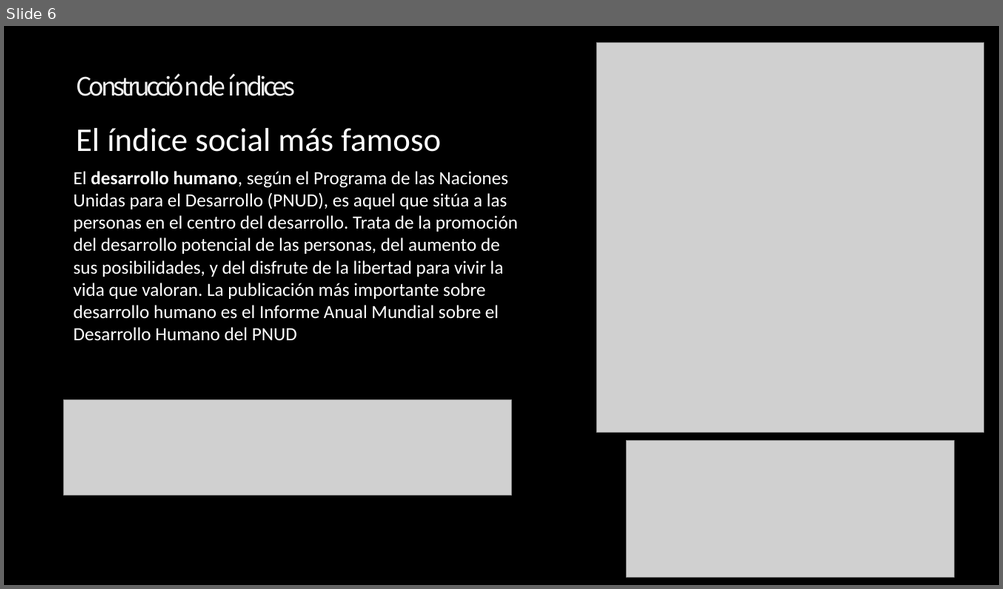
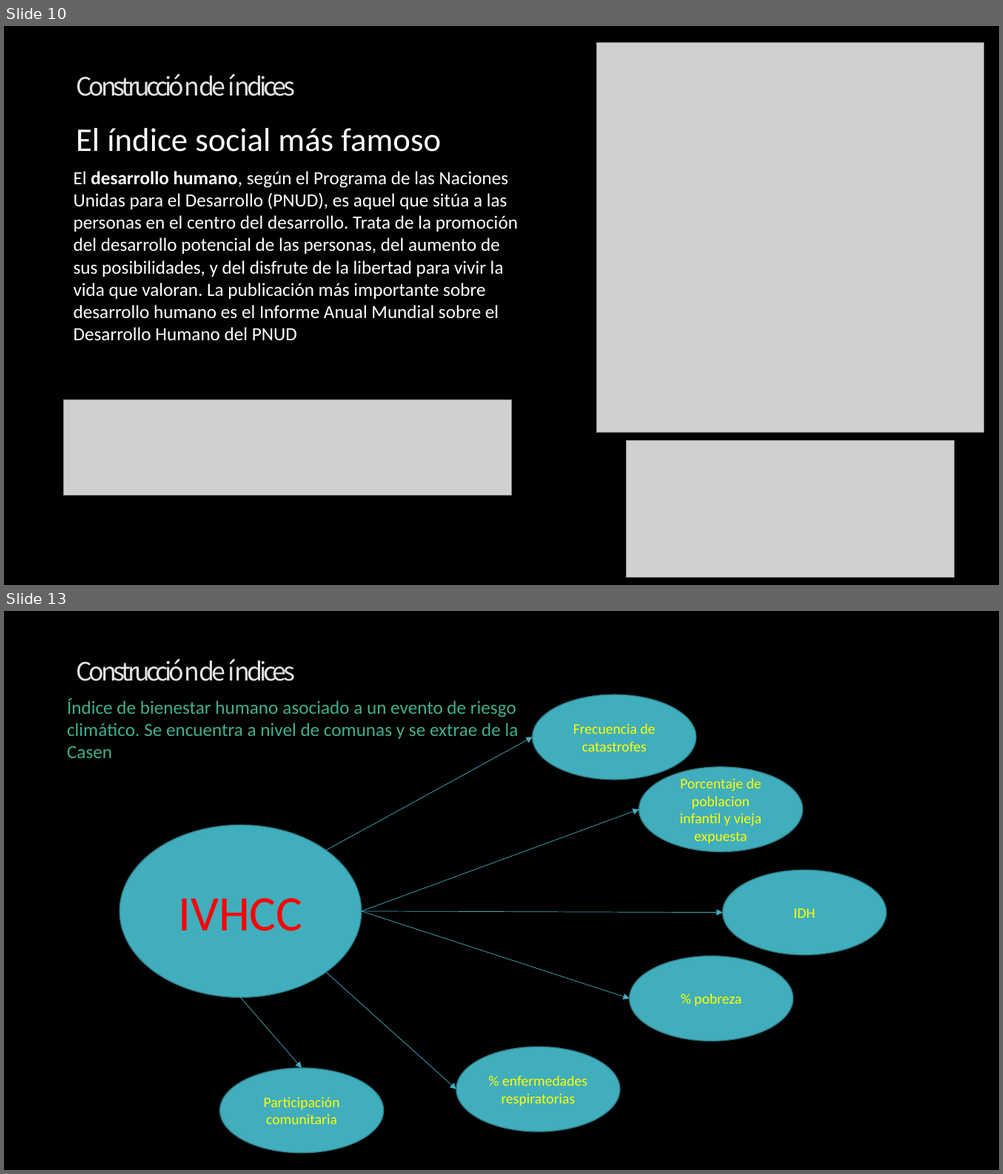
Before and after one commit to Sud-Austral/ds_indices, a slide deck: indices.pptx. Shown one above the other, each under a label of ours: slide 6 before the commit, slides 10 and 13 after it; the slides between them are not shown. The pictures are 1003x589 and 1003x1174 pixels, drawn with LibreOffice and Linux fonts; fonts in the diff are those of the drawing; grey boxes stand for pictures; background and template pictures are left out. Boxes give left, top, right and bottom in pixels: in the first picture for what was removed or moved away, otherwise in the second. Text is boxed around its words. In the diff, an @@ line names an element or a change of style, - is before the commit and + after.

```diff
--- a/indices.pptx
+++ b/indices.pptx
@@ slide 13 added at (4,611,999,1170), background picture (left out) @@
@@ title added at (76,658,295,681), 24.3 pt, text gradient #969696 to #E3E3E3 to #FFFFFF @@
+Construcción de índices
@@ text added at (67,698,518,758), 18 pt, text #41AE8F @@
+Índice de bienestar humano asociado a un evento de riesgo climático. Se encuentra a nivel de comunas y se extrae de la Casen
@@ ellipse added at (532,695,696,780), fill #41AEBD, outline #30818C 1 pt, 14 pt, text #FFFF00 @@
+Frecuencia de catastrofes
@@ arrow added from (326, 851) to (532, 737), #41AEBD 0.5 pt @@
@@ ellipse added at (639,767,802,852), fill #41AEBD, outline #30818C 1 pt, 14 pt, text #FFFF00 @@
+Porcentaje de poblacion infantil y vieja expuesta
@@ arrow added from (361, 911) to (639, 809), #41AEBD 0.5 pt @@
@@ ellipse added at (119,825,361,997), fill #41AEBD, outline #30818C 1 pt, 48 pt, text #FF0000 @@
+IVHCC
@@ ellipse added at (723,871,886,956), fill #41AEBD, outline #30818C 1 pt, 14 pt, text #FFFF00 @@
+IDH
@@ arrow added from (361, 911) to (629, 999), #41AEBD 0.5 pt @@
@@ arrow added from (361, 911) to (723, 912), #41AEBD 0.5 pt @@
@@ ellipse added at (629,957,793,1042), fill #41AEBD, outline #30818C 1 pt, 14 pt, text #FFFF00 @@
+% pobreza
@@ arrow added from (326, 972) to (456, 1090), #41AEBD 0.5 pt @@
@@ arrow added from (241, 997) to (301, 1068), #41AEBD 0.5 pt @@
@@ ellipse added at (456,1048,620,1133), fill #41AEBD, outline #30818C 1 pt, 14 pt, text #FFFF00 @@
+% enfermedades respiratorias
@@ ellipse added at (219,1068,383,1153), fill #41AEBD, outline #30818C 1 pt, 14 pt, text #FFFF00 @@
+Participación comunitaria
@@ what was slide 6 is now slide 10 @@
```
Also in this commit, not shown: 20 other slides changed, 13 other slides added, 7 slides removed.
